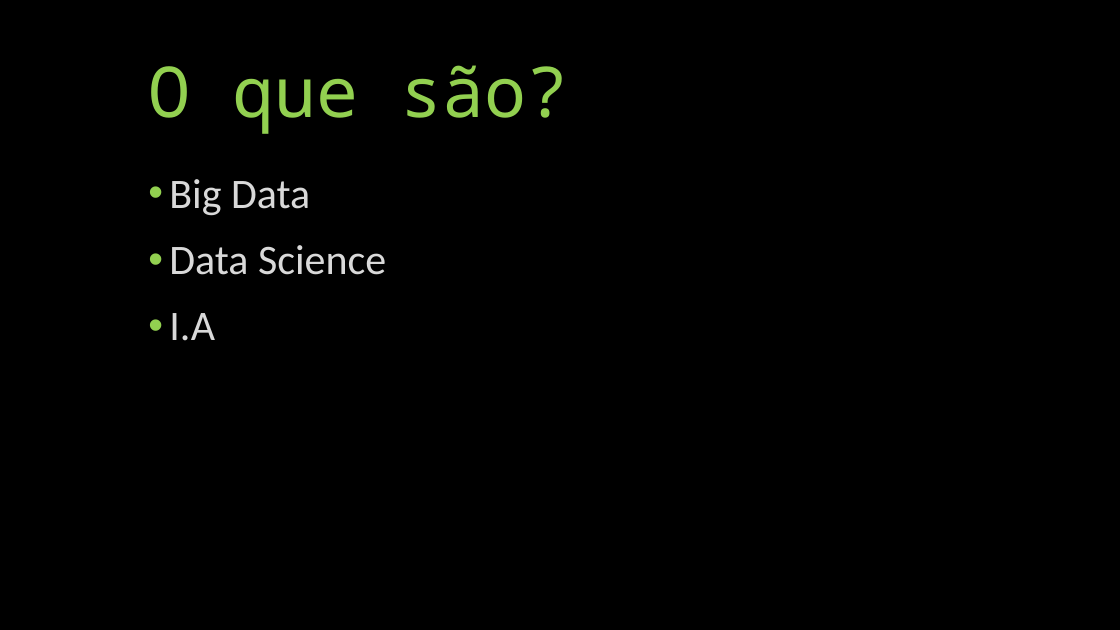
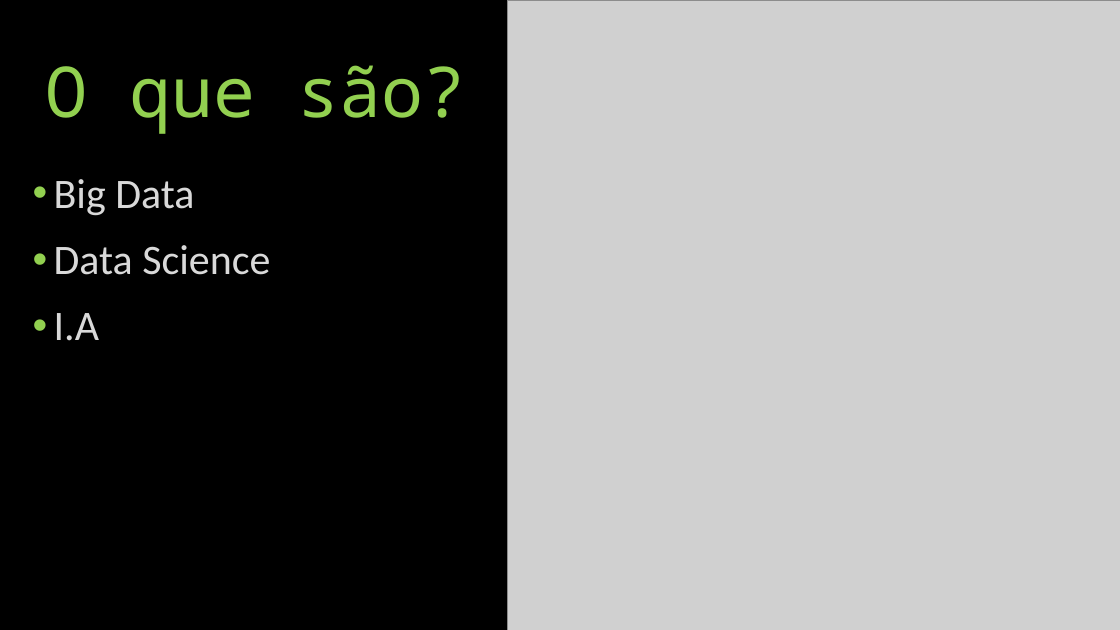
Before and after one commit to vitorioluis/Machine-Learning, a slide deck: slide 3 of IA/IA.pptx. Drawn at 1120x630 pixels with LibreOffice and Linux fonts; fonts in the diff are those of the drawing; grey boxes stand for pictures. Boxes give left, top, right and bottom in pixels: in the first picture for what was removed or moved away, otherwise in the second. Text is boxed around its words. In the diff, an @@ line names an element or a change of style, - is before the commit and + after.

```diff
--- a/IA/IA.pptx
+++ b/IA/IA.pptx
@@ picture added at (x1=507, y1=0, x2=1120, y2=630) @@
@@ title "O que são?" moved from (x1=148, y1=65, x2=568, y2=134) to (x1=46, y1=65, x2=466, y2=134) @@
@@ title "O que são?" at (x1=46, y1=65, x2=466, y2=134): alignment left to centre @@
@@ text "Big Data" moved from (x1=169, y1=179, x2=386, y2=341) to (x1=54, y1=179, x2=270, y2=341) @@
```
Also in this commit, not shown: 6 other slides changed, 1 other file.
